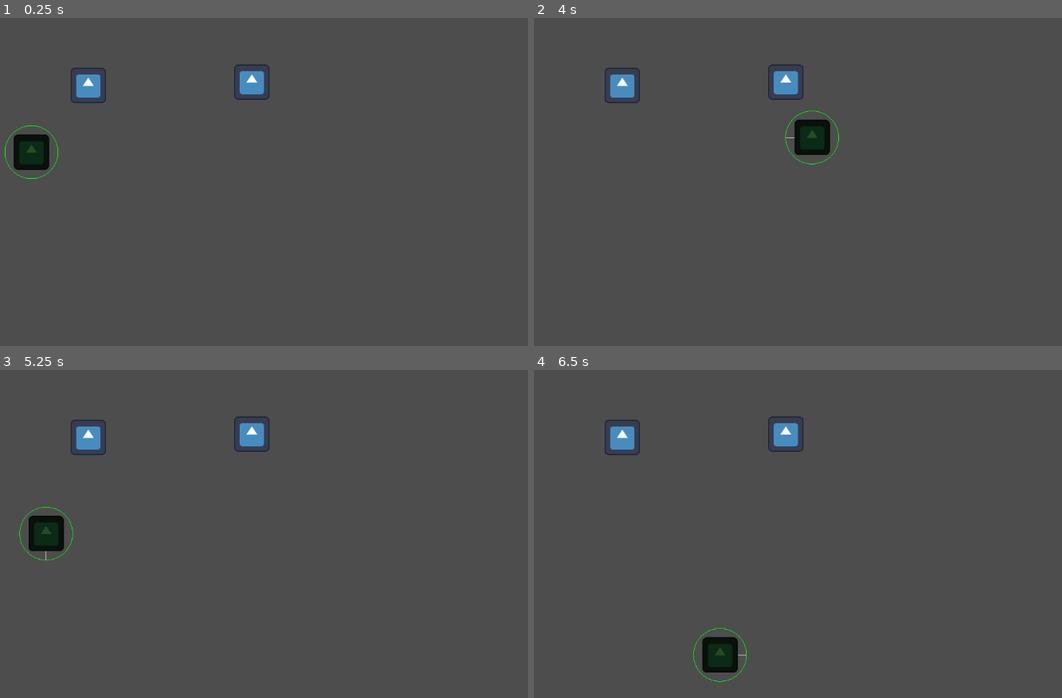
Above: before the commit, frames 1-4 (two rows, left to right).
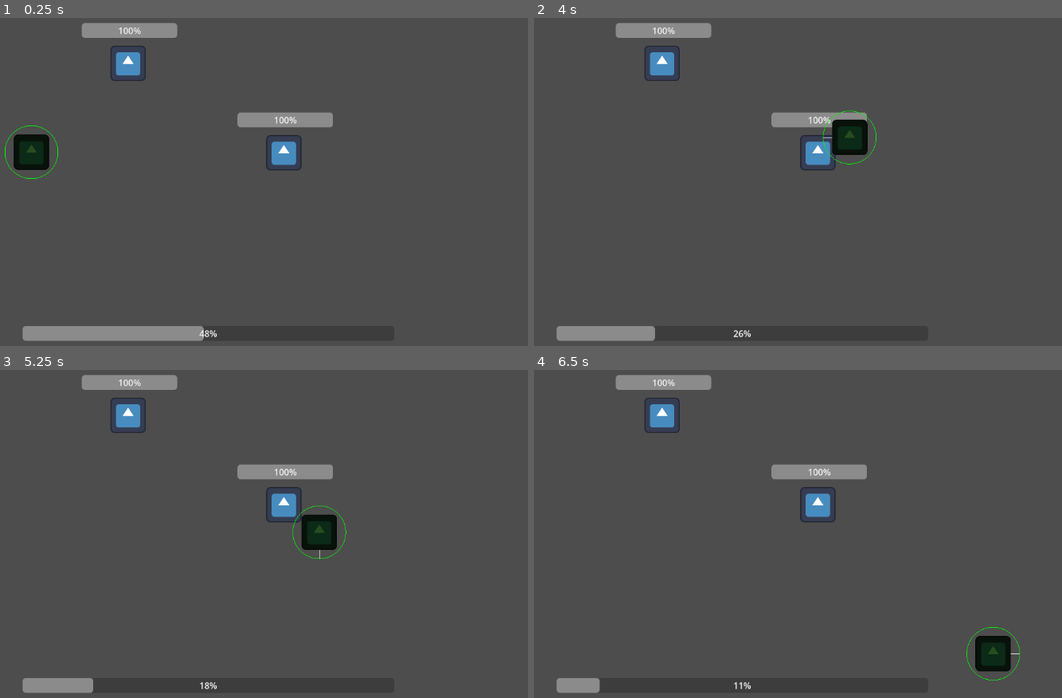
Above: after the commit, the same moments.

Repository: goldchees/wild-jam-83
Game: Godot game, scene res://test.tscn
The game is run twice, just before and just after one commit, with the same random seed, the same clock (stepped at 60 frames per second) and the same inputs. The engine's default icon, where the game draws it, is replaced by a stand-in: a white triangle on a blue panel in a dark square.
Inputs:
- Up to frame 1 (0.25 s): no input
- Up to frame 2 (4 s): hold D (move_right) 0.53-1.28 s; tap Q (action_2) at 0.6, 1.55, 2.1, 2.85, 3.8 s; hold S (move_down) 1.28-2.03 s; tap Space (action_1) at 1.35, 3.6 s; hold D (move_right) 2.03-2.78 s; hold W (move_up) 2.78-3.53 s; hold A (move_left) from 3.53 s (still down)
- Up to frame 3 (5.25 s): tap Q (action_2) at 4.35, 5.1 s; release A (move_left) at 5.03 s; hold S (move_down) from 5.03 s (still down)
- Up to frame 4 (6.5 s): release S (move_down) at 5.78 s; hold D (move_right) from 5.78 s (still down); tap Space (action_1) at 5.85 s; tap Q (action_2) at 6.05 s

The runs differ from the first frame. In frame 1, 5.0% of the frame differs, in the area x 4-64%, y 1-99%; in frame 2, 5.2%; in frame 3, 5.6%, in the area x 3-66%, y 1-99%; in frame 4, 5.4%.

Commit message:
energy system prototype

Diff:
--- a/actor.gd
+++ b/actor.gd
@@ -4,6 +4,6 @@
 @export var speed = 400
 
 func move(input_vector: Vector2):
-    velocity = input_vector * speed
-    move_and_slide()
-    pass
+	velocity = input_vector * speed
+	move_and_slide()
+	pass
--- /dev/null
+++ b/entity.gd
@@ -0,0 +1,11 @@
+class_name Entity
+extends Actor
+
+@onready var entity_energy_bar: ProgressBar = $entityEnergyBar
+
+func _process(delta: float) -> void:
+	if entity_energy_bar.value <= 0:
+		print("die")
+
+func lose_energy():
+	entity_energy_bar.value -= 0.1
--- /dev/null
+++ b/entity.tscn
@@ -0,0 +1,25 @@
+[gd_scene load_steps=4 format=3 uid="uid://b5813cp1ww1g8"]
+
+[ext_resource type="Script" uid="uid://ca7eqhp5j3m8k" path="res://entity.gd" id="1_4gyqm"]
+[ext_resource type="Texture2D" uid="uid://8kskkqdaqsal" path="res://icon.svg" id="1_7k104"]
+
+[sub_resource type="CircleShape2D" id="CircleShape2D_4gyqm"]
+radius = 64.0
+
+[node name="Entity" type="CharacterBody2D"]
+script = ExtResource("1_4gyqm")
+
+[node name="Sprite2D" type="Sprite2D" parent="."]
+scale = Vector2(0.5, 0.5)
+texture = ExtResource("1_7k104")
+
+[node name="CollisionShape2D" type="CollisionShape2D" parent="."]
+scale = Vector2(0.5, 0.5)
+shape = SubResource("CircleShape2D_4gyqm")
+
+[node name="entityEnergyBar" type="ProgressBar" parent="."]
+offset_left = -84.0
+offset_top = -73.0
+offset_right = 89.0
+offset_bottom = -46.0
+value = 100.0
--- a/player.gd
+++ b/player.gd
@@ -17,93 +17,103 @@
 var potential_host: Actor = null
 var wiggle = 0
 
+var is_possessing = false
+
 func _process(delta: float) -> void:
-    if (Input.is_action_just_pressed(reach_action)):
-        reaching = true
-        tentacle_tip = Vector2.ZERO
-        wiggle = 0
+	if (Input.is_action_just_pressed(reach_action)):
+		reaching = true
+		tentacle_tip = Vector2.ZERO
+		wiggle = 0
 
-    if (reaching):
-        wiggle += delta
-        var q = PhysicsPointQueryParameters2D.new()
-        q.position = global_position + tentacle_tip
-        var results = get_world_2d().direct_space_state.intersect_point(q)
-        for r in results:
-            if (r.collider is Actor):
-                if (r.collider != host):
-                    potential_host = r.collider
-            pass
+	if (reaching):
+		wiggle += delta
+		var q = PhysicsPointQueryParameters2D.new()
+		q.position = global_position + tentacle_tip
+		var results = get_world_2d().direct_space_state.intersect_point(q)
+		for r in results:
+			if (r.collider is Actor):
+				if (r.collider != host):
+					potential_host = r.collider
+			pass
 
-    if (Input.is_action_just_released(reach_action)):
-        if (potential_host != null):
-            possess(potential_host)
-        reaching = false
-        potential_host = null
+	if (Input.is_action_just_released(reach_action)):
+		if (potential_host != null):
+			possess(potential_host)
+		reaching = false
+		potential_host = null
 
 
 
-    var input_vector = Input.get_vector(wasd[0],wasd[1],wasd[2],wasd[3])
-    if (input_vector.length_squared() > 0):
-        aim = input_vector.normalized()
-        wiggle += delta * 4
+	var input_vector = Input.get_vector(wasd[0],wasd[1],wasd[2],wasd[3])
+	if (input_vector.length_squared() > 0):
+		aim = input_vector.normalized()
+		wiggle += delta * 4
 
-    if (reaching):
-        if (potential_host):
-            tentacle_tip = potential_host.global_position - global_position
-            pass
-        else:
-            var tspeed = tentacle_speed
-            if (tentacle_tip.length() > tentacle_reach):
-                tspeed = 300
-            tentacle_tip += input_vector * delta * tspeed
-            if (tentacle_tip.length() > tentacle_reach):
-                tentacle_tip = tentacle_tip.move_toward(Vector2.ZERO,200 * delta)
-                pass
-    elif(host != null):
-        host.move(input_vector)
-    else: self.move(input_vector)
+	if (reaching):
+		if (potential_host):
+			tentacle_tip = potential_host.global_position - global_position
+			pass
+		else:
+			var tspeed = tentacle_speed
+			if (tentacle_tip.length() > tentacle_reach):
+				tspeed = 300
+			tentacle_tip += input_vector * delta * tspeed
+			if (tentacle_tip.length() > tentacle_reach):
+				tentacle_tip = tentacle_tip.move_toward(Vector2.ZERO,200 * delta)
+				pass
+	elif(host != null):
+		host.move(input_vector)
+	else: self.move(input_vector)
 
-    if (Input.is_action_just_pressed("action_2")):
-        if (host != null):
-            leave_host()
+	if (Input.is_action_just_pressed("action_2")):
+		if (host != null):
+			leave_host()
 
-    queue_redraw()
+	if (is_possessing and $"../../energyBar".value > 0):
+		$"../../energyBar".value += 0.1
+		get_parent().lose_energy()
+	else:
+		$"../energyBar".value -= 0.1
+
+	queue_redraw()
 
 func leave_host():
-    if (host == self): return
-    get_parent().remove_child(self)
-    host.get_parent().add_child(self)
-    position = host.position + aim
-    $CollisionShape2D.disabled = false
-    $Sprite2D.visible = true
-    host = self
+	if (host == self): return
+	get_parent().remove_child(self)
+	host.get_parent().add_child(self)
+	position = host.position + aim
+	$CollisionShape2D.disabled = false
+	$Sprite2D.visible = true
+	host = self
+	is_possessing = false
 
 func possess(target: Actor):
-    if (host == self):
-        $CollisionShape2D.disabled = true
-        $Sprite2D.visible = false
-    position = Vector2.ZERO
-    host = target
-    get_parent().remove_child(self)
-    host.add_child(self)
-    queue_redraw()
+	if (host == self):
+		$CollisionShape2D.disabled = true
+		$Sprite2D.visible = false
+	position = Vector2.ZERO
+	host = target
+	get_parent().remove_child(self)
+	host.add_child(self)
+	queue_redraw()
+	is_possessing = true
 
 func _draw():
-    draw_line(Vector2.ZERO,aim * 48,Color.WHITE)
-    draw_circle(Vector2.ZERO,48,Color.GREEN,false)
+	draw_line(Vector2.ZERO,aim * 48,Color.WHITE)
+	draw_circle(Vector2.ZERO,48,Color.GREEN,false)
 
-    if (reaching):
-        var thickness = 4
-        if (potential_host): thickness = 8
-        # draw_line(Vector2.ZERO,tentacle_tip,Color.GREEN,thickness)
+	if (reaching):
+		var thickness = 4
+		if (potential_host): thickness = 8
+		# draw_line(Vector2.ZERO,tentacle_tip,Color.GREEN,thickness)
 
-        var resolution = 20
-        var perpendicular = tentacle_tip.rotated(PI / 2).normalized()
-        var length = tentacle_tip.length()
+		var resolution = 20
+		var perpendicular = tentacle_tip.rotated(PI / 2).normalized()
+		var length = tentacle_tip.length()
 
-        var points = []
-        for i in resolution:
-            var easing: float = min(i,4) / 4
-            var offset1: Vector2 = perpendicular * sin(i + wiggle) * min((resolution - i)*(resolution - i) * 0.05 + 1,24) * easing
-            points.push_back(tentacle_tip.normalized() * i * length / resolution + offset1)
-        draw_polyline(points,Color.GREEN,4)
+		var points = []
+		for i in resolution:
+			var easing: float = min(i,4) / 4
+			var offset1: Vector2 = perpendicular * sin(i + wiggle) * min((resolution - i)*(resolution - i) * 0.05 + 1,24) * easing
+			points.push_back(tentacle_tip.normalized() * i * length / resolution + offset1)
+		draw_polyline(points,Color.GREEN,4)
--- a/test.tscn
+++ b/test.tscn
@@ -1,18 +1,19 @@
-[gd_scene load_steps=4 format=3 uid="uid://bewnpp2hypupy"]
+[gd_scene load_steps=5 format=3 uid="uid://bewnpp2hypupy"]
 
 [ext_resource type="PackedScene" uid="uid://310ph4lsp0t8" path="res://actor.tscn" id="1_37kl0"]
 [ext_resource type="Script" uid="uid://cxpfrldjugq8j" path="res://player.gd" id="2_8uh7m"]
+[ext_resource type="PackedScene" uid="uid://b5813cp1ww1g8" path="res://entity.tscn" id="3_6uqi0"]
 
 [sub_resource type="CircleShape2D" id="CircleShape2D_8uh7m"]
 radius = 32.0
 
 [node name="Test" type="Node2D"]
 
-[node name="Entity" parent="." instance=ExtResource("1_37kl0")]
-position = Vector2(536, 231)
+[node name="Entity" parent="." instance=ExtResource("3_6uqi0")]
+position = Vector2(608, 191)
 
-[node name="Entity2" parent="." instance=ExtResource("1_37kl0")]
-position = Vector2(832, 225)
+[node name="Entity2" parent="." instance=ExtResource("3_6uqi0")]
+position = Vector2(890, 353)
 
 [node name="Player" parent="." node_paths=PackedStringArray("host") instance=ExtResource("1_37kl0")]
 position = Vector2(433, 352)
@@ -28,4 +29,11 @@
 [node name="Camera2D" type="Camera2D" parent="."]
 position = Vector2(756, 414)
 
+[node name="energyBar" type="ProgressBar" parent="."]
+offset_left = 417.0
+offset_top = 667.0
+offset_right = 1090.0
+offset_bottom = 694.0
+value = 50.0
+
 [editable path="Player"]
Not shown, added: entity.gd.uid
